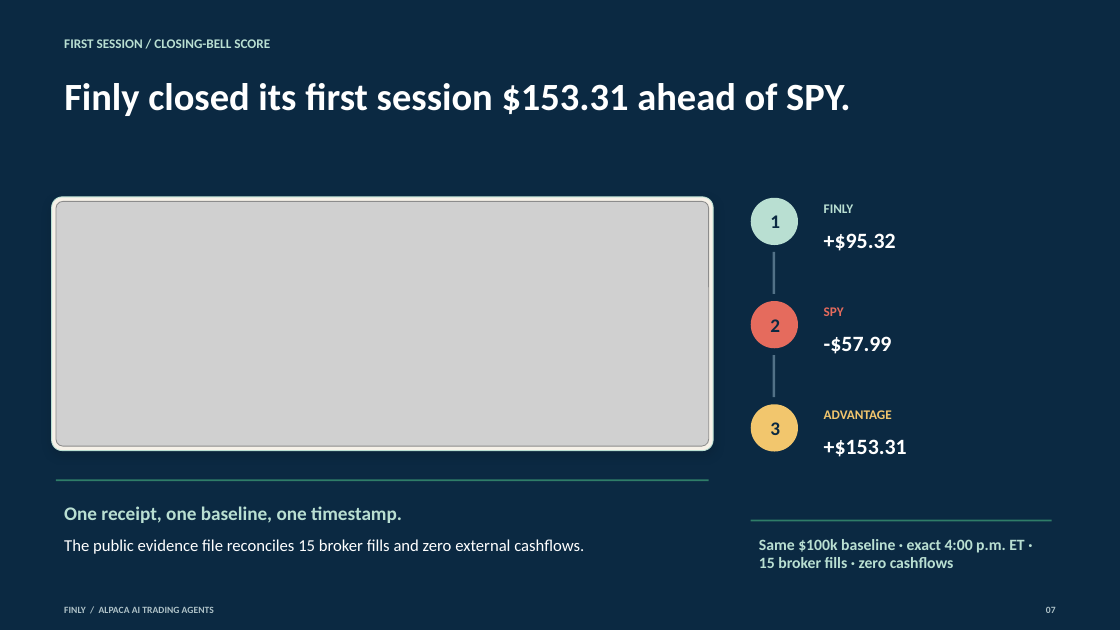
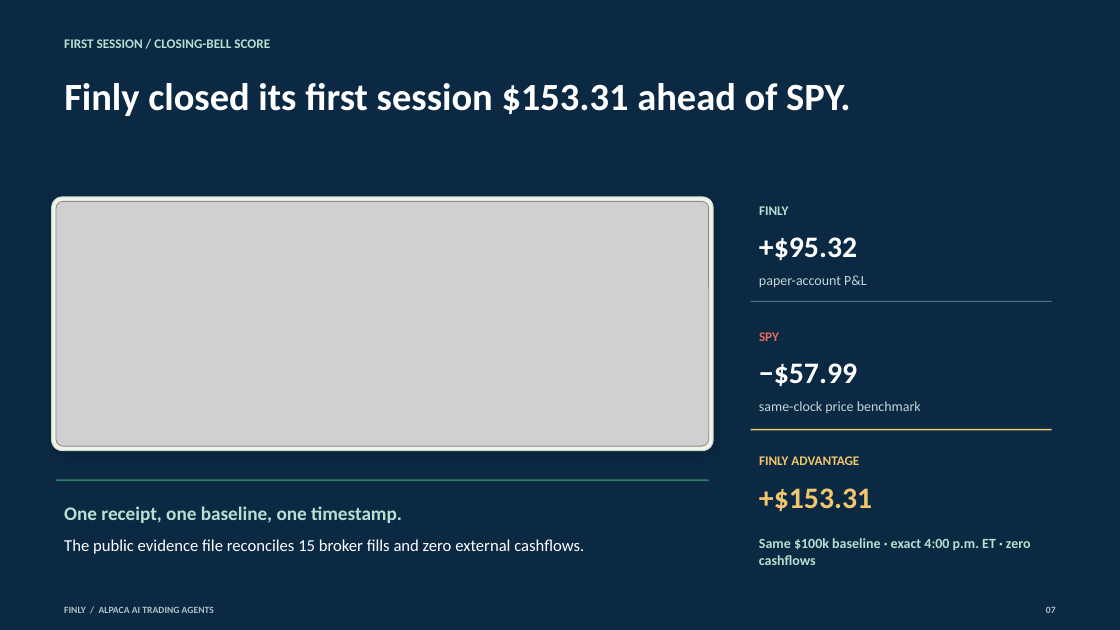
Before and after one commit to owlsowo/finly-bot, a slide deck: slide 7 of public/judge/Finly_Consulting_Deck.pptx. Drawn at 1120x630 pixels with LibreOffice and Linux fonts; fonts in the diff are those of the drawing; grey boxes stand for pictures. Boxes give left, top, right and bottom in pixels: in the first picture for what was removed or moved away, otherwise in the second. Text is boxed around its words. In the diff, an @@ line names an element or a change of style, - is before the commit and + after.

```diff
--- a/public/judge/Finly_Consulting_Deck.pptx
+++ b/public/judge/Finly_Consulting_Deck.pptx
@@ text "FINLY": place and size @@
-text "FINLY" at (824,204,853,213)
+text "FINLY" at (759,206,788,215)
@@ ellipse removed at (751,197,798,245) @@
@@ text "+$95.32": place and size @@
-text "+$95.32" at (824,233,896,251)
+text "+$95.32" at (759,237,857,260)
@@ text "+$95.32" at (759,237,857,260): size 18.8 to 25.5 pt @@
@@ text removed at (770,215,780,228) @@
-1
@@ rectangle removed at (773,252,776,294) @@
@@ text added at (759,275,867,288), 12 pt, text #C4D4D8 @@
+paper-account P&L
@@ text "SPY": place and size @@
-text "SPY" at (824,307,844,316)
+text "SPY" at (759,332,779,341)
@@ ellipse removed at (751,301,798,348) @@
@@ rectangle added at (751,301,1052,302), fill #527187 @@
@@ text removed at (770,319,780,332) @@
-2
@@ rectangle removed at (773,355,776,397) @@
@@ text at (759,363,857,386): text changed; size 18.8 to 25.5 pt @@
--$57.99
+−$57.99
@@ ellipse removed at (751,404,798,451) @@
@@ text added at (759,401,921,413), 12 pt, text #C4D4D8 @@
+same-clock price benchmark
@@ rectangle: place and size @@
-rectangle at (751,520,1052,522)
+rectangle at (751,429,1052,430)
@@ rectangle at (751,429,1052,430): fill #2F7D68 to #F2C66D @@
@@ text removed at (770,422,780,435) @@
-3
@@ text "+$153.31": place and size @@
-text "+$153.31" at (824,439,907,457)
+text "+$153.31" at (759,488,872,511)
@@ text "+$153.31" at (759,488,872,511): size 18.8 to 25.5 pt, text colour #FFFFFF to #F2C66D @@
@@ text at (759,456,859,465): text changed @@
-ADVANTAGE
+FINLY ADVANTAGE
@@ text at (759,538,1031,565): text changed; size 13.5 to 12 pt @@
-Same $100k baseline · exact 4:00 p.m. ET · 15 broker fills · zero cashflows
+Same $100k baseline · exact 4:00 p.m. ET · zero cashflows
```
Also in this commit, not shown: 6 other slides changed, 18 other files.
